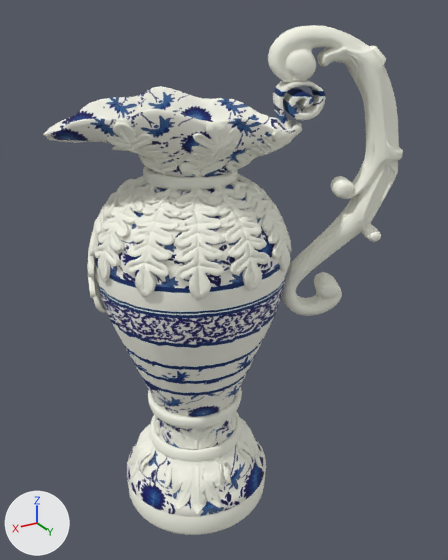
The OBJ model public/models/model-5.obj as it was, and as the next commit left it.
Camera for both pictures: a camera (50 mm lens) standing at (100.4, 193.0, 130.7) and looking at (-10.8, 7.6, 38.0). Arrows for +X, +Y and +Z are at lower left; the lights stay in place. Where no turn or scale is listed for an object, it has been applied to the vertices.

The older version as bpy lines, for what is in view:
```python
me_xiushi = bpy.data.meshes.new('xiushi')
me_xiushi.from_pydata(...)  # 29072 vertices, 34800 faces; spans x -65.0..45.0, y -30.0..44.0, z -54.0..127.0
me_xiushi.materials.append(mat_wire_154154229)  # picture img_texture_4_jpg
me_zhuti = bpy.data.meshes.new('zhuti')
me_zhuti.from_pydata(...)  # 2889 vertices, 3239 faces; spans x -40.0..47.0, y -29.0..43.0, z -43.0..111.0
me_zhuti.materials.append(mat_wire_154154229)  # picture img_texture_4_jpg
ob_xiushi = bpy.data.objects.new('xiushi', me_xiushi)
ob_xiushi.location = (0.0, 0.0, 0.0)
ob_zhuti = bpy.data.objects.new('zhuti', me_zhuti)
ob_zhuti.location = (0.0, 0.0, 0.0)
```
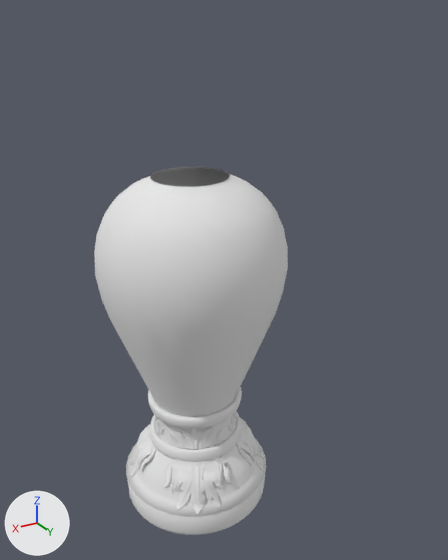
Where the change shows, as pixel boxes (x1, y1, x2, y2) in the pictures (448 x 560 px; the box of a moved part takes in the faces that stretch with it):
'zhuti', reshaped (31% narrower, 20% shorter)
    before: (43, 80, 326, 516)
    after: (94, 167, 288, 516)
'xiushi', reshaped
    before: (47, 25, 403, 535)
    after: (127, 387, 266, 535)
part 1 of me_xiushi, deleted
    before: (47, 25, 403, 316)
part 2 of me_xiushi, recoloured
    both: (127, 387, 266, 535)
part 3 of me_zhuti, deleted
    before: (43, 80, 326, 177)
part 4 of me_zhuti, moved or reshaped
    before: (223, 184, 234, 189)
    after: (189, 167, 244, 199)
part 5 of me_zhuti, recoloured
    both: (94, 179, 288, 516)

Diff of the bpy script that builds the scene:
```diff
--- a/public/models/model-5.obj.py
+++ b/public/models/model-5.obj.py
@@ mat_02___default @@
+mat_02___default = principled_material('02___Default')
+mat_02___default.base_color = (0.8, 0.8, 0.8)  # white #e7e7e7
+mat_02___default.roughness = 1.0
@@ me_xiushi @@
 # used by ob_xiushi; location = (0.0, 0.0, 0.0)
-me_xiushi.from_pydata(...)  # 29072 vertices, 34800 faces; spans x -65.0..45.0, y -30.0..44.0, z -54.0..127.0
+me_xiushi.from_pydata(...)  # 8443 vertices, 10560 faces; spans x -27.0..32.0, y -23.0..37.0, z -54.0..-7.0
+# me_xiushi part 1: 21 loose pieces with 20629 vertices, spanning x -65.0..45.0, y -30.0..44.0, z 26.0..127.0, are deleted
+# me_xiushi part 2: 10211 faces spanning x -27.0..32.0, y -23.0..37.0, z -54.0..-7.0 switch from mat_wire_154154229 (picture img_texture_4_jpg) to mat_02___default (white #e7e7e7)
@@ me_zhuti @@
 # used by ob_zhuti; location = (0.0, 0.0, 0.0)
-me_zhuti.from_pydata(...)  # 2889 vertices, 3239 faces; spans x -40.0..47.0, y -29.0..43.0, z -43.0..111.0
+me_zhuti.from_pydata(...)  # 768 vertices, 706 faces; spans x -33.0..37.0, y -29.0..43.0, z -43.0..79.0
+# me_zhuti part 3: the loose piece of 2121 vertices spanning x -40.0..47.0, y -27.0..35.0, z 81.0..111.0 is deleted
+# me_zhuti part 4
+# 37 faces are deleted
+# 37 new faces join them
+# me_zhuti part 5: 678 faces spanning x -33.0..37.0, y -29.0..43.0, z -43.0..79.0 switch from mat_wire_154154229 (picture img_texture_4_jpg) to mat_02___default (white #e7e7e7)
```
